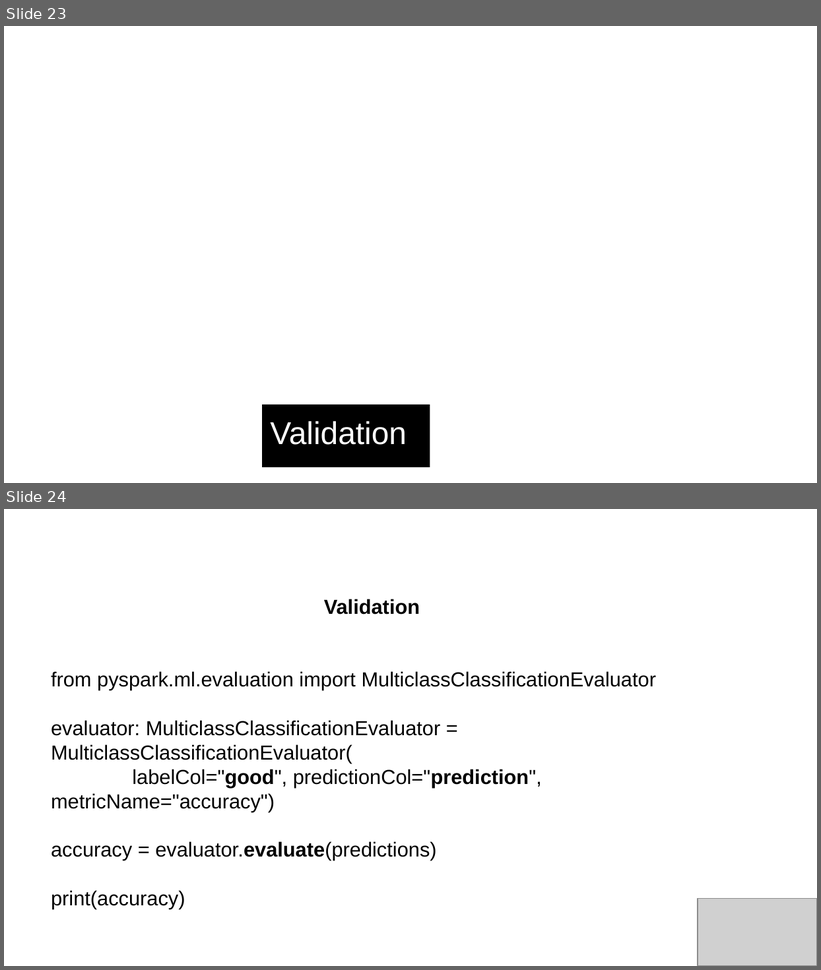
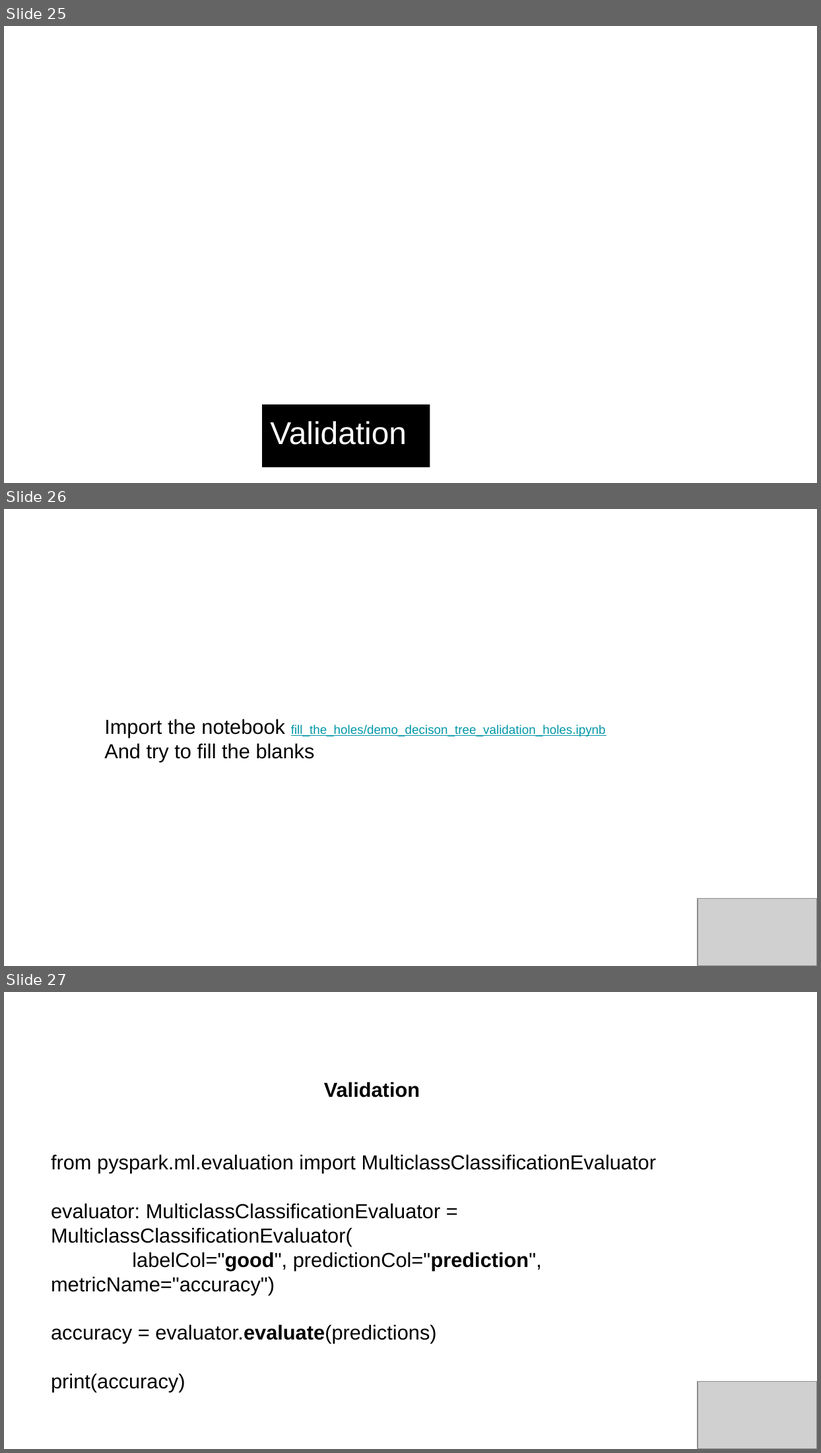
Before and after one commit to NastasiaSaby/ml_introduction, a slide deck: Introduction to ML.odp. Shown one above the other, each under a label of ours: slides 23 and 24 before the commit, slides 25, 26 and 27 after it. The pictures are 821x970 and 821x1453 pixels, drawn with LibreOffice and Linux fonts; fonts in the diff are those of the drawing; grey boxes stand for pictures; background and template pictures are left out. Boxes give left, top, right and bottom in pixels: in the first picture for what was removed or moved away, otherwise in the second. Text is boxed around its words. In the diff, an @@ line names an element or a change of style, - is before the commit and + after.

```diff
--- a/Introduction to ML.odp
+++ b/Introduction to ML.odp
@@ slide 26 added at [4,509,817,966], background #FFFFFF @@
@@ text added at [104,719,606,762], 11 pt, text #0097A7, underline @@
+Import the notebook fill_the_holes/demo_decison_tree_validation_holes.ipynb
+And try to fill the blanks
@@ picture added at [698,899,817,966] @@
@@ what was slide 23 is now slide 25 @@
@@ what was slide 24 is now slide 27 @@
```
Also in this commit, not shown: 1 slide changed, 2 other slides added.
